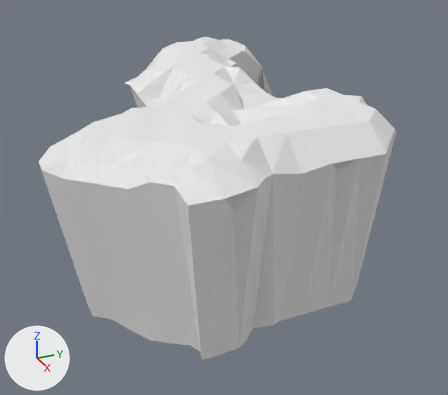
The Blender file Assets/Game/Worlds/Farm/Models/Cave/Cave.blend: old version first, new version second.
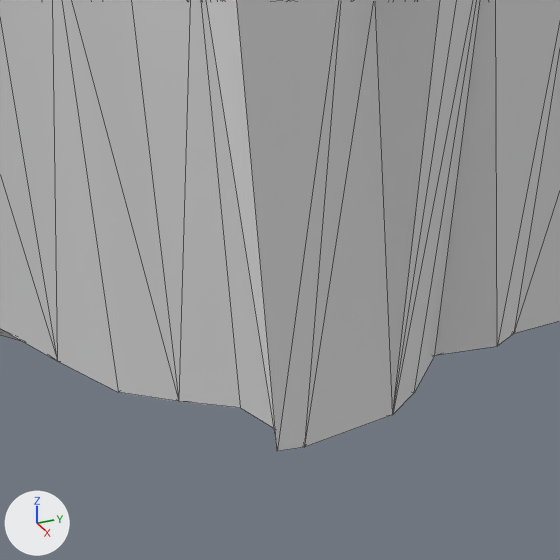
Each version is shown whole from a 50 mm camera at (51.6, -47.1, 45.0) aimed at (-22.7, -13.7, 7.9), then close up on the part from 25% to 66% of the width and 54% to 100% of the height. The axes (+X, +Y, +Z) are drawn at lower left. The lights are the same throughout. The close-ups show mesh edges as thin lines.

In view in the first close-up: 'Cave'.
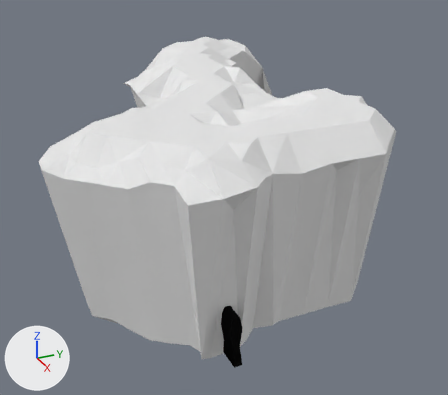
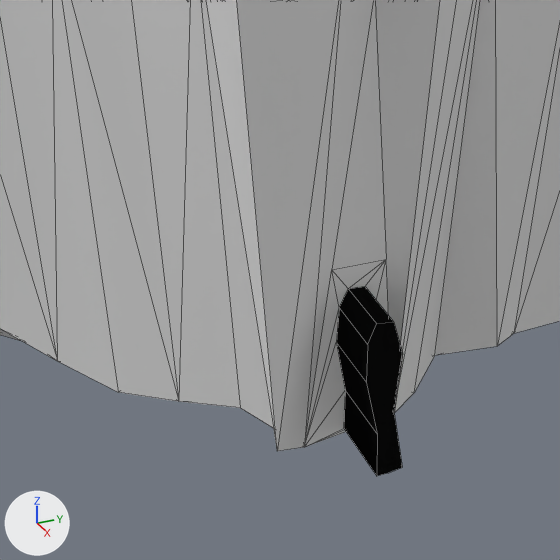
Commit message: Add cracks to both caves

Patch to the scene script:
```diff
--- a/Assets/Game/Worlds/Farm/Models/Cave/Cave.blend.py
+++ b/Assets/Game/Worlds/Farm/Models/Cave/Cave.blend.py
@@ mat_entrance @@
+mat_entrance = principled_material('Entrance')
+mat_entrance.base_color = (0.0049, 0.0049, 0.0049)  # black #0f0f0f
+mat_entrance.roughness = 1.0
+mat_entrance.specular_ior_level = 0.0
@@ me_cave @@
 # used by ob_cave; location = (0.0, 0.0, 0.0); rotation_euler = (1.571, 0.0, 0.0), in degrees (90, 0, 0); scale = (0.01, 0.01, 0.01)
 # verts and faces of me_cave; kept vertices keep their numbers, new ones are numbered from 541
 # before: 143 (625.0, 547.0, 2500.0) at pixel (392, 414), 145 (938.0, 2422.0, 2500.0), 162 (767.0, 2168.0, 2642.0), 163 (938.0, 2374.0, 2813.0), 164 (625.0, 520.0, 2813.0) at pixel (304, 447)
-me_cave.from_pydata(...)  # 541 vertices, 1074 faces; spans x -6250.0..938.0, y 438.0..2623.0, z -1250.0..4063.0
+me_cave.from_pydata(...)  # 577 vertices, 1099 faces; spans x -6250.0..938.0, y 438.0..2623.0, z -1250.0..4063.0
+# me_cave part 1: a new loose piece of 20 vertices spanning x 625.0..879.0, y 549.0..1122.0, z 2587.0..2714.0, in mat_entrance (black #0f0f0f)
+# me_cave part 2: a new loose piece of 14 vertices spanning x 625.0..684.0, y 520.0..1212.0, z 2500.0..2813.0, in mat_dirt (its picture is missing)
+# me_cave part 3
+delete_faces([(162, 164, 163), (143, 164, 162), (143, 162, 145)])
+verts[541] = (684.0, 1212.0, 2741.0)  # pixel (331, 269)
+verts[542] = (682.0, 1197.0, 2557.0)  # pixel (386, 259)
+faces += [(162, 541, 164, 163), (143, 542, 162, 145), (162, 542, 541)]  # mat_dirt (its picture is missing)
 me_cave.materials.append(mat_dirt)
+me_cave.materials.append(mat_entrance)  # black #0f0f0f
```

Boxes (x1, y1, x2, y2) around the edits, measured in the close-ups (560 x 560 px; the box of a moved part takes in the faces that stretch with it):
'Cave', reshaped
    before: (0, 0, 560, 451)
    after: (0, 0, 560, 476)
part 1 of me_cave, added (black)
    after: (337, 286, 403, 476)
part 2 of me_cave, added
    after: (305, 260, 388, 447)
part 3 of me_cave, moved or reshaped
    both: (304, 0, 440, 447)
